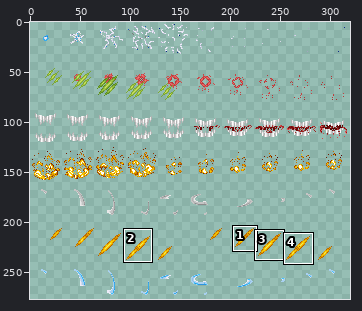
Sprite sheet -- Resources/AwesomeGuns/Weapons/SPRITES/Hits.gif. Above: a wide view before the commit, with the close-up outlined.
Close-up. Old version:
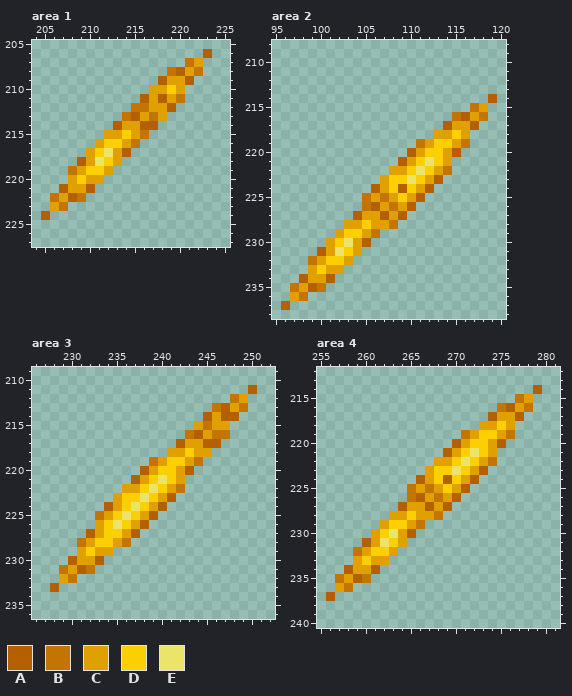
The file is 320x280 pixels. Colours within 5 levels of each other are drawn and written as one. Shown: area 1: x 204..225, y 205..227; area 2: x 95..120, y 208..238; area 3: x 226..252, y 209..236; area 4: x 255..281, y 212..240. The wide view leaves out empty margins. The commit also changed other parts of the picture, which this record leaves out.
Palette (. is transparent): A #b46000  B #c47400  C #e0a000  D #fcd000  E #ece468
Pixels before, area 1, first column x 205:
206 ..................A
207 ................BC.
208 ..............BACB.
209 .............ACCA..
210 ............CCDC...
211 ...........ACACB...
212 ..........BBCCA....
213 .........BACBC.....
214 ........ACCAA......
215 .......CCDCB.......
216 ......CDDCB........
217 .....CDECA.........
218 ....ACEDC..........
219 ...BCDDC...........
220 ...CDCC............
221 ..ACCA.............
222 .BCAB..............
223 .CB................
224 A..................
Pixels before, area 2, first column x 96:
214 .......................A
215 .....................BC.
216 ...................BACB.
217 ..................ACCA..
218 .................CCDC...
219 ...............BCDDCB...
220 ..............ACDDCA....
221 .............ACDEDC.....
222 ............CCDEDCB.....
223 ...........CDDEDCA......
224 ..........ACDADCA.......
225 .........BCBCDCA........
226 .........BACBCA.........
227 ........ACCACA..........
228 .......CCDCCB...........
229 ......CDDCB.............
230 .....CDECA..............
231 ....ACEDC...............
232 ...BCDDC................
233 ...CDCC.................
234 ..ACCA..................
235 .BCAB...................
236 .CB.....................
237 A.......................
Pixels before, area 3, first column x 228:
211 ......................A
212 ....................BC.
213 ..................BACB.
214 .................ACAA..
215 ................CBCC...
216 ...............BACBB...
217 ..............ACCAA....
218 .............CCDCC.....
219 ...........BCDDCB......
220 ..........ACDDCA.......
221 .........ACDEDC........
222 ........CCDEDCB........
223 .......CDDEDCA.........
224 ......ACDEDCA..........
225 .....BCDEDCA...........
226 .....CDEDCA............
227 ....ACDDCA.............
228 ...BCDDCB..............
229 ...CDCC................
230 ..ACCA.................
231 .BCAB..................
232 .CB....................
233 A......................
Pixels before, area 4, first column x 256:
214 .......................A
215 .....................BC.
216 ...................BACB.
217 ..................ACCA..
218 .................CCDC...
219 ...............BCDDCB...
220 ..............ACDDCA....
221 .............ACDEDC.....
222 ............CCDEDCB.....
223 ...........CDDEDCA......
224 ..........ACDADCA.......
225 .........BCBCDCA........
226 .........BACBCA.........
227 ........ACCACA..........
228 .......CCDCCB...........
229 ......CDDCB.............
230 .....CDECA..............
231 ....ACEDC...............
232 ...BCDDC................
233 ...CDCC.................
234 ..ACCA..................
235 .BCAB...................
236 .CB.....................
237 A.......................
And afterwards:
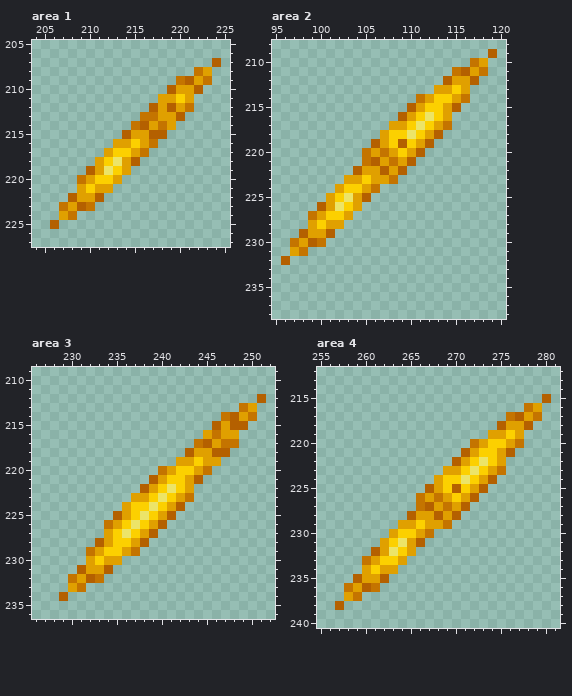
The edit:
Changed rows in their new state; - is an unchanged pixel.
Area 1:
first column x 205:
206 ------------------.-
207 ----------------..-A
208 --------------...-C-
209 -------------..B-CB-
210 ------------..A-CA--
211 -----------..C-DC---
212 ----------..A--CB---
213 ---------..B--CA----
214 --------..B-CBC-----
215 -------..A-CAA------
216 ------..C-DCB-------
217 -----..CDDCB--------
218 ----..C-ECA---------
219 ---..ACEDC----------
220 ---.B-DDC-----------
221 --..-DCC------------
222 -..-CCA-------------
223 -.-CAB--------------
224 .-CB----------------
225 -A------------------
Area 2:
first column x 96:
209 -----------------------A
210 ---------------------BC-
211 -------------------BACB-
212 ------------------ACCA--
213 -----------------CCDC---
214 ---------------BCDDCB--.
215 --------------ACDDCA-..-
216 -------------ACDEDC....-
217 ------------CCDEDCB...--
218 -----------CDDEDCA...---
219 ----------ACDADCA....---
220 ---------BCBCDCA....----
221 ---------BACBCA....-----
222 --------ACCA-A.....-----
223 -------CCDC-B.....------
224 ------CDDCB......-------
225 -----CDECA......--------
226 ----ACEDC......---------
227 ---BCDDC......----------
228 ---CDCC......-----------
229 --ACCA.....-------------
230 -BCAB.....--------------
231 -CB-.....---------------
232 A--.....----------------
233 ---....-----------------
234 --....------------------
235 -....-------------------
236 -..---------------------
237 .-----------------------
Area 3:
first column x 228:
211 ----------------------.-
212 --------------------..-A
213 ------------------...-C-
214 -----------------..B-CB-
215 ----------------..A-AA--
216 ---------------..--CC---
217 --------------..B-CBB---
218 -------------..A--AA----
219 -----------...C-DCC-----
220 ----------..BCDDCB------
221 ---------..AC-DCA-------
222 --------..AC-EDC--------
223 -------..CC-EDCB--------
224 ------..CD-EDCA---------
225 -----..AC-EDCA----------
226 -----.BC-EDCA-----------
227 ----..C-EDCA------------
228 ---..ACDDCA-------------
229 ---.B-DDCB--------------
230 --..-DCC----------------
231 -..-CCA-----------------
232 -.-CAB------------------
233 .-CB--------------------
234 -A----------------------
Area 4:
first column x 256:
214 -----------------------.-
215 ---------------------..-A
216 -------------------...-C-
217 ------------------..B-CB-
218 -----------------..A-CA--
219 ---------------...C-DC---
220 --------------..BCDDCB---
221 -------------..AC-DCA----
222 ------------..AC-EDC-----
223 -----------..CC-EDCB-----
224 ----------..CD-EDCA------
225 ---------..A--ADCA-------
226 ---------.B---DCA--------
227 --------..B--BCA---------
228 -------..A--ACA----------
229 ------..C-DCCB-----------
230 -----..CDDCB-------------
231 ----..C-ECA--------------
232 ---..ACEDC---------------
233 ---.B-DDC----------------
234 --..-DCC-----------------
235 -..-CCA------------------
236 -.-CAB-------------------
237 .-CB---------------------
238 -A-----------------------
